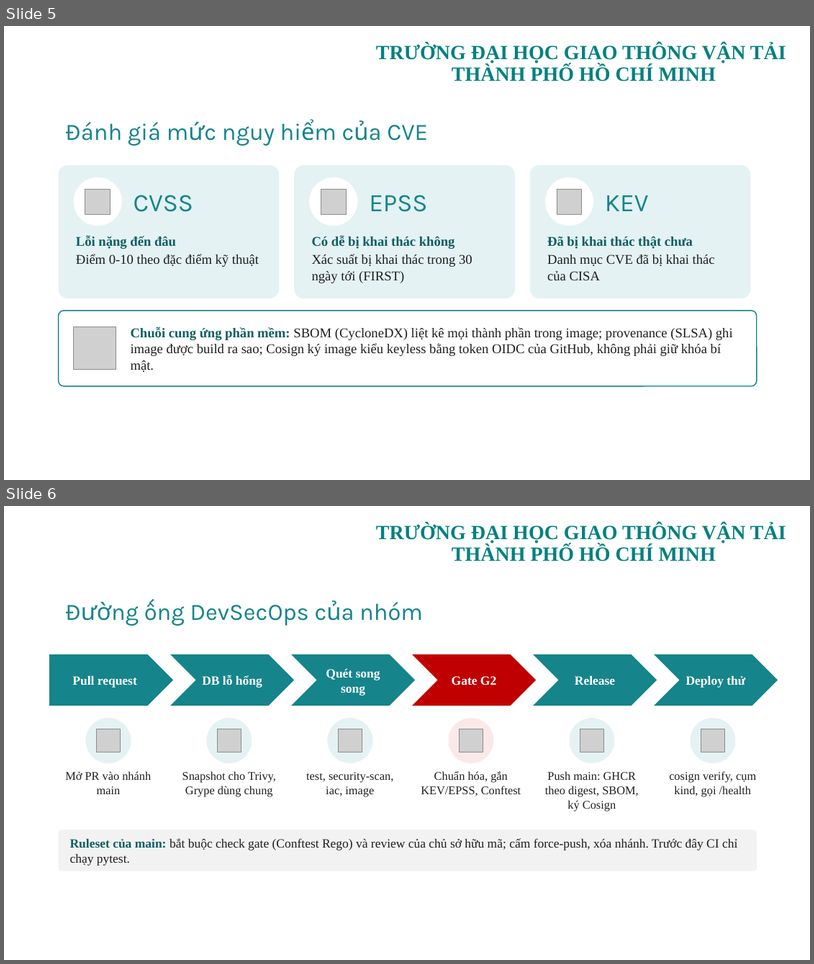
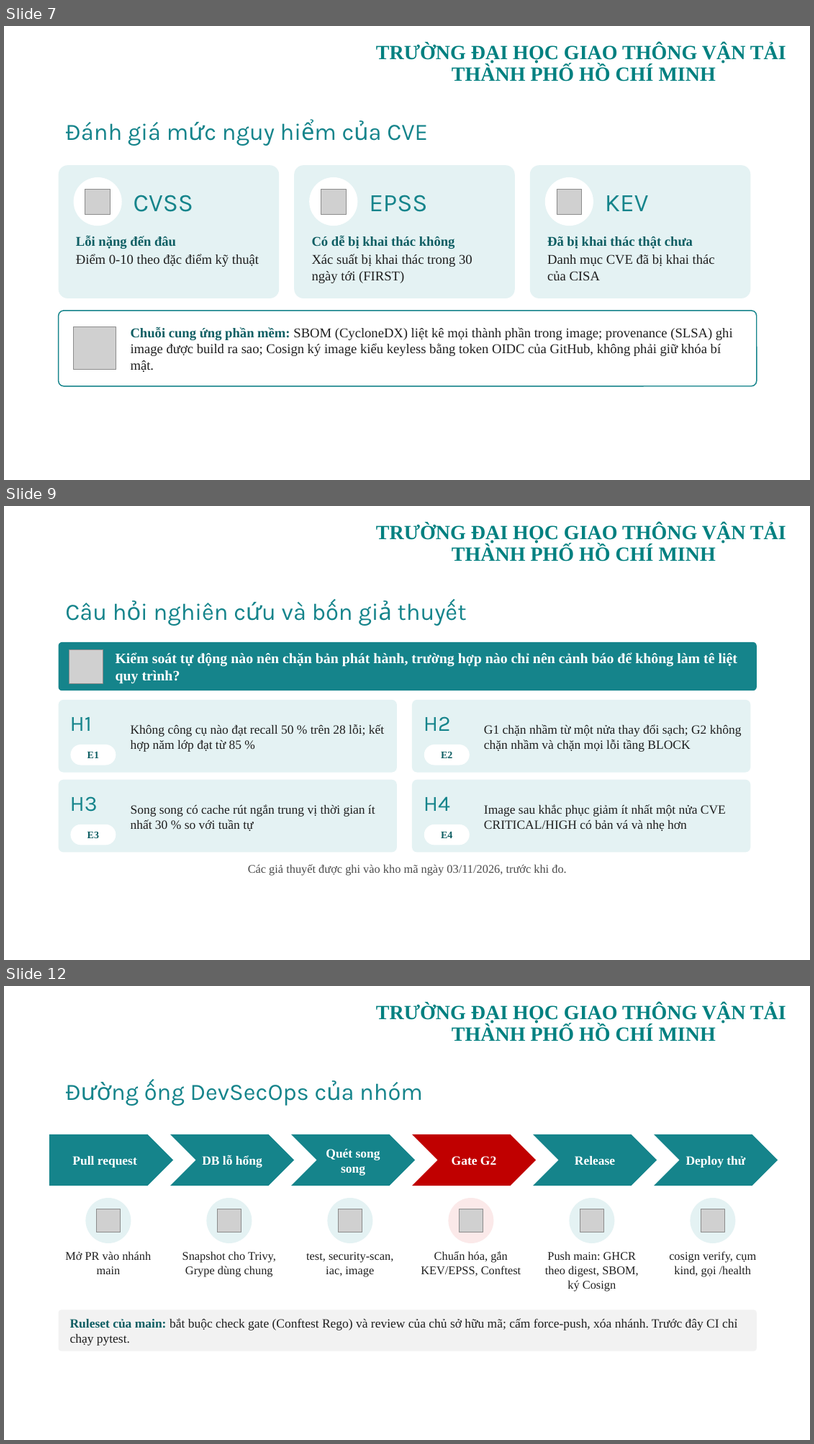
Before and after one commit to tranhuultai/012012303904_21_DevSecOps, a slide deck: PPTX/DeTai21_DevSecOps.pptx. Shown one above the other, each under a label of ours: slides 5 and 6 before the commit, slides 7, 9 and 12 after it; the slides between them are not shown. The pictures are 814x964 and 814x1444 pixels, drawn with LibreOffice and Linux fonts; fonts in the diff are those of the drawing; grey boxes stand for pictures; background and template pictures are left out. Boxes give left, top, right and bottom in pixels: in the first picture for what was removed or moved away, otherwise in the second. Text is boxed around its words. In the diff, an @@ line names an element or a change of style, - is before the commit and + after.

```diff
--- a/PPTX/DeTai21_DevSecOps.pptx
+++ b/PPTX/DeTai21_DevSecOps.pptx
@@ slide 9 added at (4, 506, 810, 960), background picture (left out); not listed: 1 template element that a slide beside it also shows @@
@@ title added at (65, 602, 306, 626), 28 pt, text #15848B @@
+Câu hỏi nghiên cứu và bốn giả thuyết
@@ rounded rectangle added at (59, 642, 757, 690), fill #15848B @@
@@ picture added at (70, 649, 103, 683) @@
@@ text added at (116, 652, 738, 684), 17 pt, text #FFFFFF, bold @@
+Kiểm soát tự động nào nên chặn bản phát hành, trường hợp nào chỉ nên cảnh báo để không làm tê liệt quy trình?
@@ rounded rectangle added at (59, 700, 397, 772), fill #E4F2F3 @@
@@ rounded rectangle added at (412, 700, 751, 772), fill #E4F2F3 @@
@@ text added at (70, 717, 92, 731), 26 pt, text #15848B @@
+H1
@@ text added at (424, 716, 451, 731), 26 pt, text #15848B @@
+H2
@@ text added at (131, 724, 384, 752), 15 pt, text #1E1E1E @@
+Không công cụ nào đạt recall 50 % trên 28 lỗi; kết hợp năm lớp đạt từ 85 %
@@ text added at (484, 724, 742, 752), 15 pt, text #1E1E1E @@
+G1 chặn nhầm từ một nửa thay đổi sạch; G2 không chặn nhầm và chặn mọi lỗi tầng BLOCK
@@ rounded rectangle added at (70, 744, 116, 765), fill #FFFFFF, 12 pt, text #0E5E63, bold @@
+E1
@@ rounded rectangle added at (424, 744, 470, 765), fill #FFFFFF, 12 pt, text #0E5E63, bold @@
+E2
@@ rounded rectangle added at (59, 780, 397, 852), fill #E4F2F3 @@
@@ rounded rectangle added at (412, 780, 751, 852), fill #E4F2F3 @@
@@ text added at (70, 796, 98, 811), 26 pt, text #15848B @@
+H3
@@ text added at (131, 804, 376, 831), 15 pt, text #1E1E1E @@
+Song song có cache rút ngắn trung vị thời gian ít nhất 30 % so với tuần tự
@@ text added at (424, 796, 450, 811), 26 pt, text #15848B @@
+H4
@@ text added at (484, 804, 726, 831), 15 pt, text #1E1E1E @@
+Image sau khắc phục giảm ít nhất một nửa CVE CRITICAL/HIGH có bản vá và nhẹ hơn
@@ rounded rectangle added at (70, 824, 116, 845), fill #FFFFFF, 12 pt, text #0E5E63, bold @@
+E3
@@ rounded rectangle added at (424, 824, 470, 845), fill #FFFFFF, 12 pt, text #0E5E63, bold @@
+E4
@@ text added at (248, 864, 566, 875), 14 pt, text #4A4A4A @@
+Các giả thuyết được ghi vào kho mã ngày 03/11/2026, trước khi đo.
@@ page number added at (574, 926, 756, 951), 12 pt, text #FFFFFF @@
+9
@@ what was slide 5 is now slide 7 @@
@@ what was slide 6 is now slide 12 @@
```
Also in this commit, not shown: 9 other slides added, 1 slide removed.
